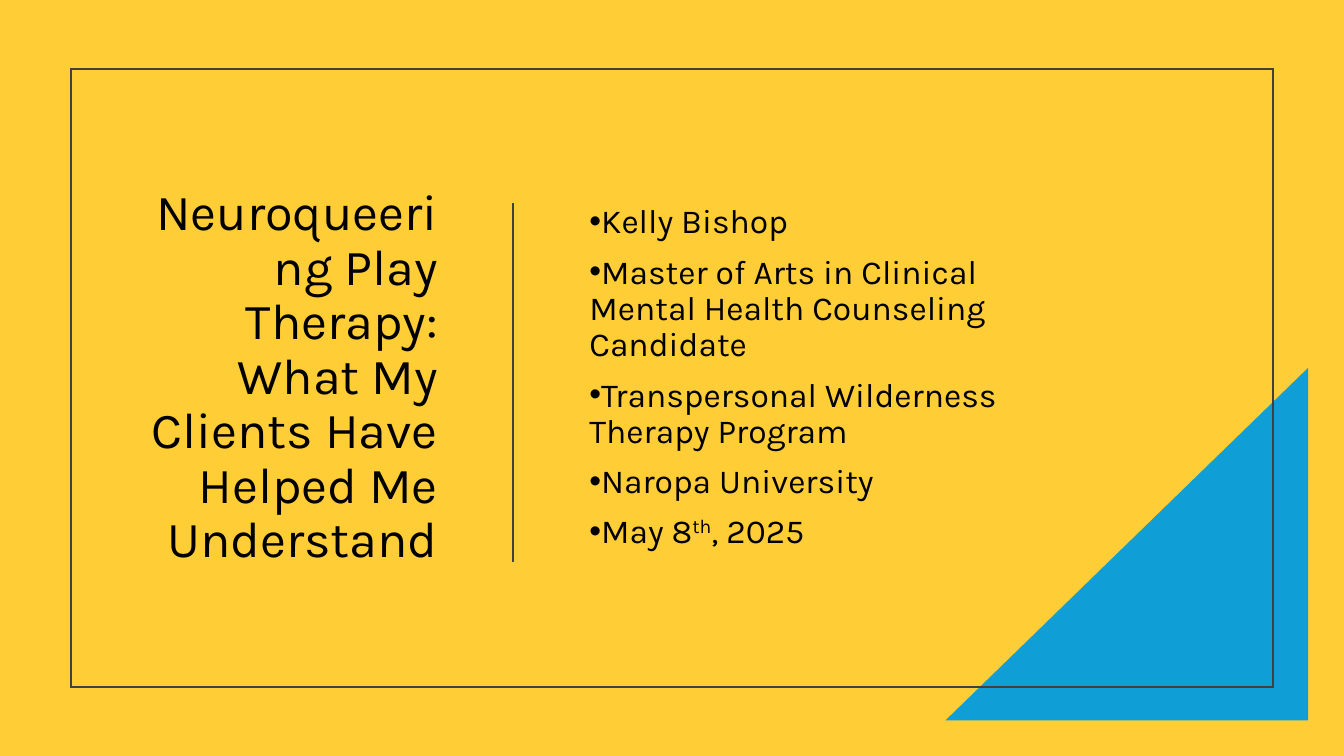
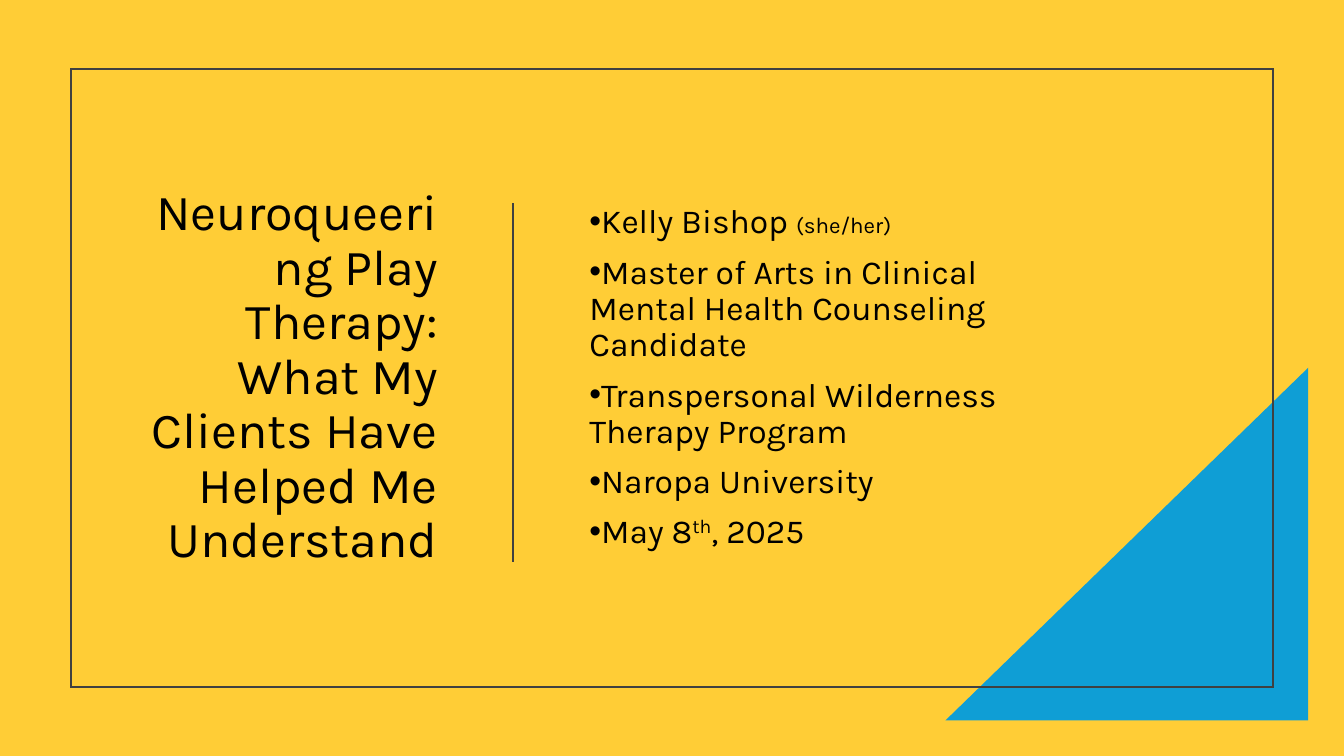
Before and after one commit to gurumojo/presentation-archive, a slide deck: slide 1 of archive/kb/capstone-slides.pptx. Drawn at 1344x756 pixels with LibreOffice and Linux fonts; fonts in the diff are those of the drawing. Boxes give left, top, right and bottom in pixels: in the first picture for what was removed or moved away, otherwise in the second. Text is boxed around its words. In the diff, an @@ line names an element or a change of style, - is before the commit and + after.

```diff
--- a/archive/kb/capstone-slides.pptx
+++ b/archive/kb/capstone-slides.pptx
@@ subtitle at bbox=[601, 210, 891, 242]: text changed @@
-• Kelly Bishop
+• Kelly Bishop (she/her)
```
Also in this commit, not shown: 22 other slides changed.
